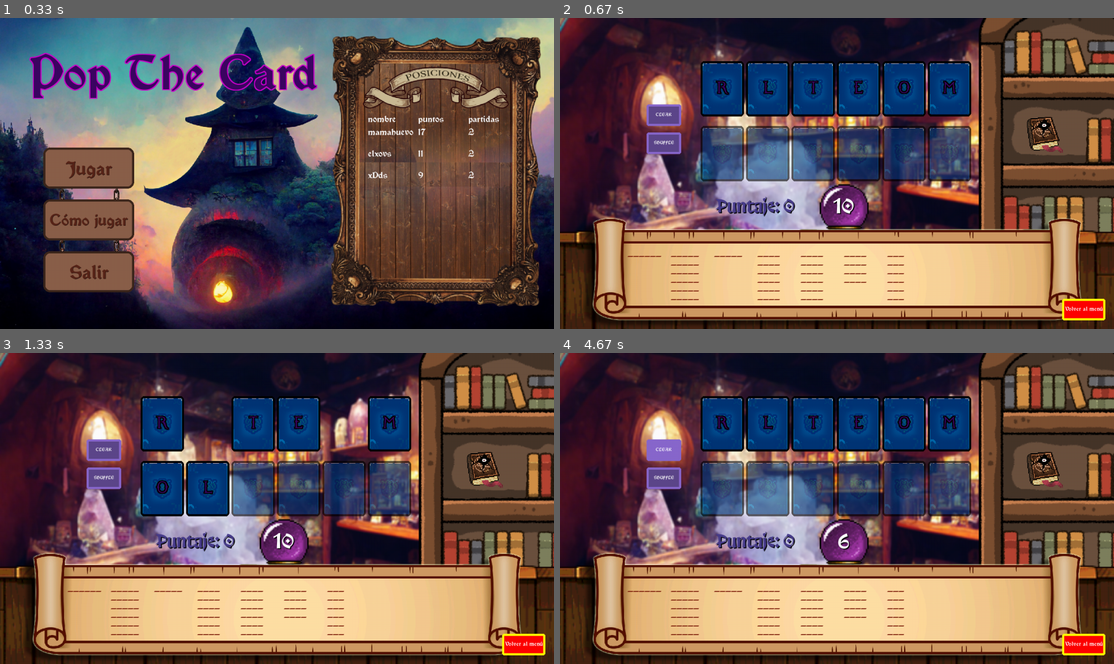
Above: before the commit, frames 1-4 (two rows, left to right).
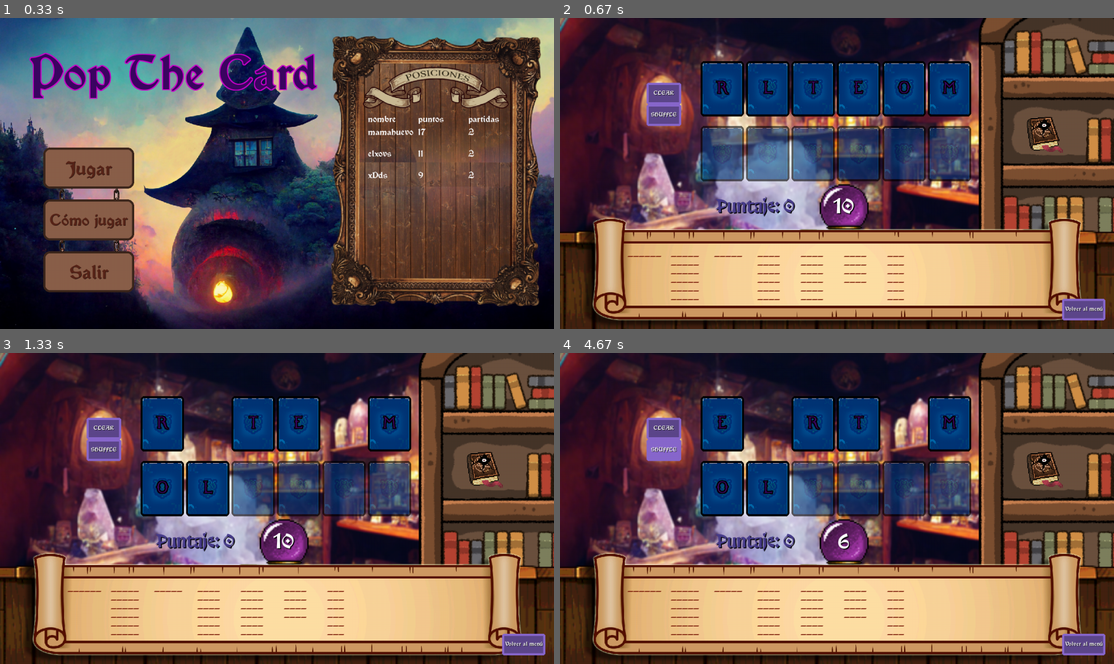
Above: after the commit, the same moments.

Repository: juliancz-a/SP_GRUPO_5_Pygame
Game: pygame game, started from code/class_game.py
The game is run twice, just before and just after one commit, with the same random seed, the same clock (stepped at 60 frames per second) and the same inputs.
Inputs (mouse positions are in pixels of both pictures, inside the frame that each line leads up to):
- Up to frame 1 (0.33 s): no input
- Up to frame 2 (0.67 s): click "Jugar" at 0.38 s
- Up to frame 3 (1.33 s): click (360, 399) at 0.72 s; press the mouse at (160, 424) at 1.03 s; move the mouse to (182, 433) at 1.13 s; release the mouse at (199, 443) at 1.27 s
- Up to frame 4 (4.67 s): press the mouse at (665, 427) at 4.37 s; move the mouse to (659, 433) at 4.47 s; release the mouse at (659, 440) at 4.6 s

Frame 1 is identical in both runs. In frame 2, 1.5% of the frame differs, in the area x 15-99%, y 20-98%; in frame 3, 1.5%; in frame 4, 7.2%, in the area x 15-99%, y 13-98%.

Commit message:
mimimimi

Diff:
--- a/code/assets_cfg.py
+++ b/code/assets_cfg.py
@@ -40,24 +40,22 @@
 back_button = {"box": Box((1160,650), (100,50)),
               "colors": ["mediumpurple4", "mediumpurple3", "mediumpurple3"],
               "config": [5, 5],
-              "text": ["Volver al menú", "white", FUENTE_1, 40, True]
+              "text": ["Volver al menú", "white", FUENTE_1, 40, "shadow", 1, "black", True]
               }
 
 clear_button = {
-              "box": Box((200, 200), (80, 50)),
+              "box": Box((200, 150), (80, 50)),
               "colors": ["mediumpurple4", "mediumpurple3", "mediumpurple3"],
               "config": [5, 5],
-              "text": ["CLEAR", "white", FUENTE_1, 40, True]
+              "text": ["CLEAR", "white", FUENTE_1, 50, "shadow", 1, "black", True]
               }
 
 shuffle_buton = {
               "box": Box((200, 200), (80, 50)),
               "colors": ["mediumpurple4", "mediumpurple3", "mediumpurple3"],
               "config": [5, 5],
-              "text": ["CLEAR", "white", FUENTE_1, 40, True],
-              "criterio" : 2,
+              "text": ["SHUFFLE", "white", FUENTE_1, 50, "shadow", 1, "black", True],
               }
-
 
 PLAY_LISTA = [back_button, clear_button, shuffle_buton]
 
--- a/code/class_play.py
+++ b/code/class_play.py
@@ -8,6 +8,7 @@
 
 from data.config.config import *
 import random
+from assets_cfg import *
 
 
 class Play:
@@ -16,11 +17,13 @@
         self.surface = surface
         self.match = match
         #BOTONES
-        self.menu_button = Box((1160,650), (100,50))
+        self.comodin_button = Image(COMODIN, (1070, 220), (100,100), image_hover_path=COMODIN_HOVER,  press_sound=PRESS_COMODIN_SOUND)
         self.join_button = Box((750,420), (80,50))
-        self.comodin_button = Image(COMODIN, (1070, 220), (100,100), image_hover_path=COMODIN_HOVER,  press_sound=PRESS_COMODIN_SOUND)
-        self.clear_button = Box((200, 200), (80, 50))
-        self.shuffle_button = Box((200, 265), (80, 50))
+        self.menu_button = PLAY_LISTA[0]["box"]
+        self.clear_button = PLAY_LISTA[1]["box"]
+        self.shuffle_button = PLAY_LISTA[2]["box"]
+        self.button_list = [self.menu_button, self.clear_button, self.shuffle_button]
+        self.lista_cfg = PLAY_LISTA
         #TEXTO
         self.timer = Box((630, 410), (50,50))
         self.initial_time = pygame.time.get_ticks()
@@ -53,15 +56,8 @@
 
     def render(self):
 
-
-        self.menu_button.set_color("red", "yellow", "grey")
         self.join_button.set_color("mediumpurple4", "mediumpurple3", "mediumpurple3")
-        self.clear_button.set_color("mediumpurple4", "mediumpurple3", "mediumpurple3")
-        self.shuffle_button.set_color("mediumpurple4", "mediumpurple3", "mediumpurple3")
-
-        menu = False
-
-        join = False
+        set_buttons_colors(self.button_list, self.lista_cfg)
 
         tiempo_transcurrido = (pygame.time.get_ticks() - self.initial_time) // 1000
         tiempo_restante = TIEMPO_LIMITE - tiempo_transcurrido
@@ -77,20 +73,13 @@
 
         draw_cards(self.surface, self.cards_cfg["empty_card_list"], transparency=155)
         draw_cards(self.surface, self.cards_cfg["card_list"])
+
+        draw_boxes(self.surface, self.button_list, self.lista_cfg)
+        draw_boxes_text(self.surface, self.button_list, self.lista_cfg)
 
         if count_select_letters(self.cards_cfg["selected_letters"]) > 2:
             self.join_button.draw_box(self.surface, 10, 5)
             self.join_button.draw_text(self.surface, "¡Unir!", "navy", FUENTE_1, 60, center=True)
-
-        self.menu_button.draw_box(self.surface, border_radius=5, border_width=5)
-        self.menu_button.draw_text(self.surface, "Volver al menú", "white", FUENTE_1, 40, center=True)
-
-        self.clear_button.draw_box(self.surface, border_radius=5, border_width=5)
-        self.clear_button.draw_text(self.surface, "CLEAR", "white", FUENTE_1, 40, center=True)
-
-        self.shuffle_button.draw_box(self.surface, border_radius=5, border_width=5)
-        self.shuffle_button.draw_text(self.surface, "SHUFFLE", "white", FUENTE_1, 40, center=True)
-
 
         self.timer.draw_text(self.surface, str(tiempo_restante), "white", FUENTE_4, font_size=275, center=True,outline="shadow", outline_thickness=2)
 
